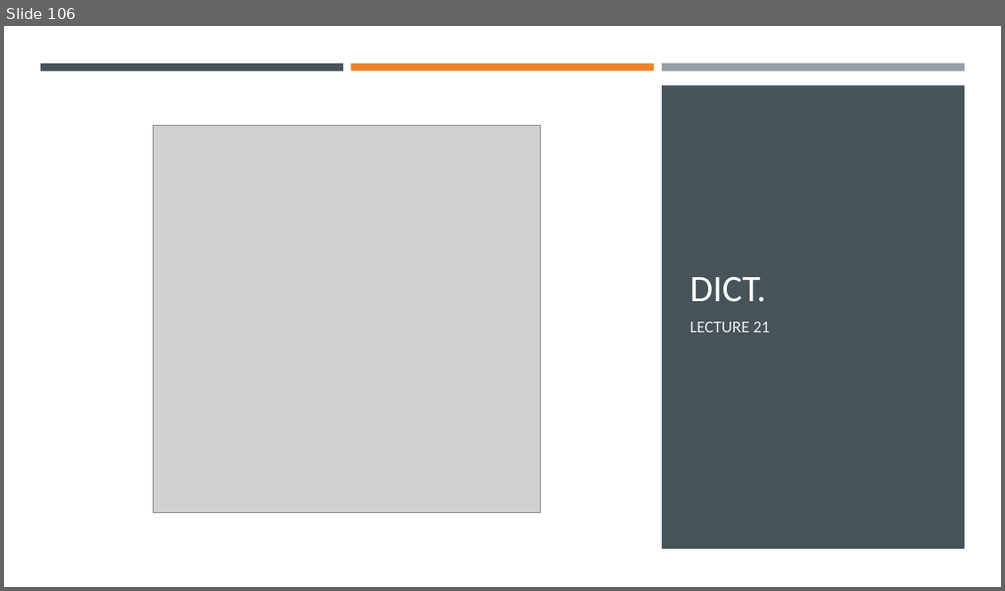
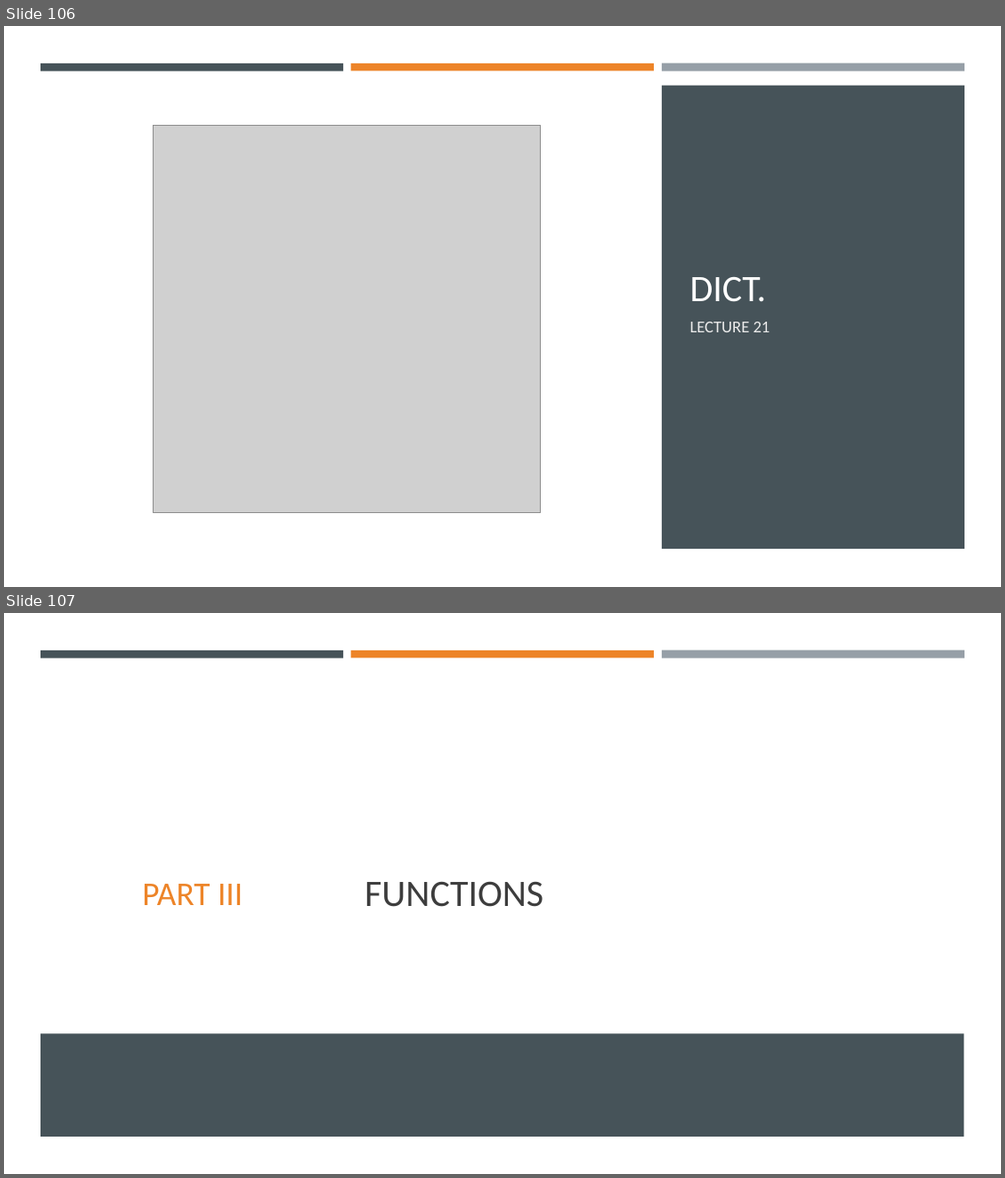
Before and after one commit to Ghost0396/iot, a slide deck: python/Python 3.pptx. Shown one above the other, each under a label of ours: slide 106 before the commit, slides 106 and 107 after it. The pictures are 1005x591 and 1005x1178 pixels, drawn with LibreOffice and Linux fonts; fonts in the diff are those of the drawing; grey boxes stand for pictures. Boxes give left, top, right and bottom in pixels: in the first picture for what was removed or moved away, otherwise in the second. Text is boxed around its words. In the diff, an @@ line names an element or a change of style, - is before the commit and + after.

```diff
--- a/python/Python 3.pptx
+++ b/python/Python 3.pptx
@@ slide 107 added at (4,613,1001,1174), background #FFFFFF @@
@@ rectangle added at (40,650,343,657), fill #465359 @@
@@ rectangle added at (351,650,654,657), fill #ED8428 @@
@@ rectangle added at (662,650,964,658), fill #969FA7 @@
@@ text added at (142,884,243,905), 32 pt, text #ED8428 @@
+PART III
@@ title added at (364,881,543,907), 36 pt, text #3D3D3D @@
+FUNCTIONS
@@ rectangle added at (40,1033,964,1136), fill #465359 @@
```
Also in this commit, not shown: 17 other slides added, 1 slide removed, 2 other files.
